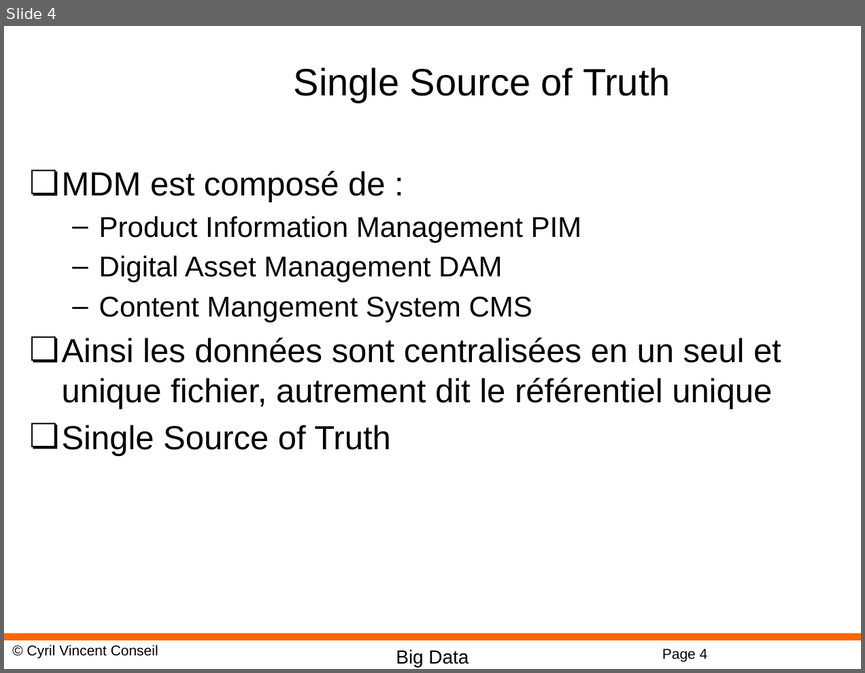
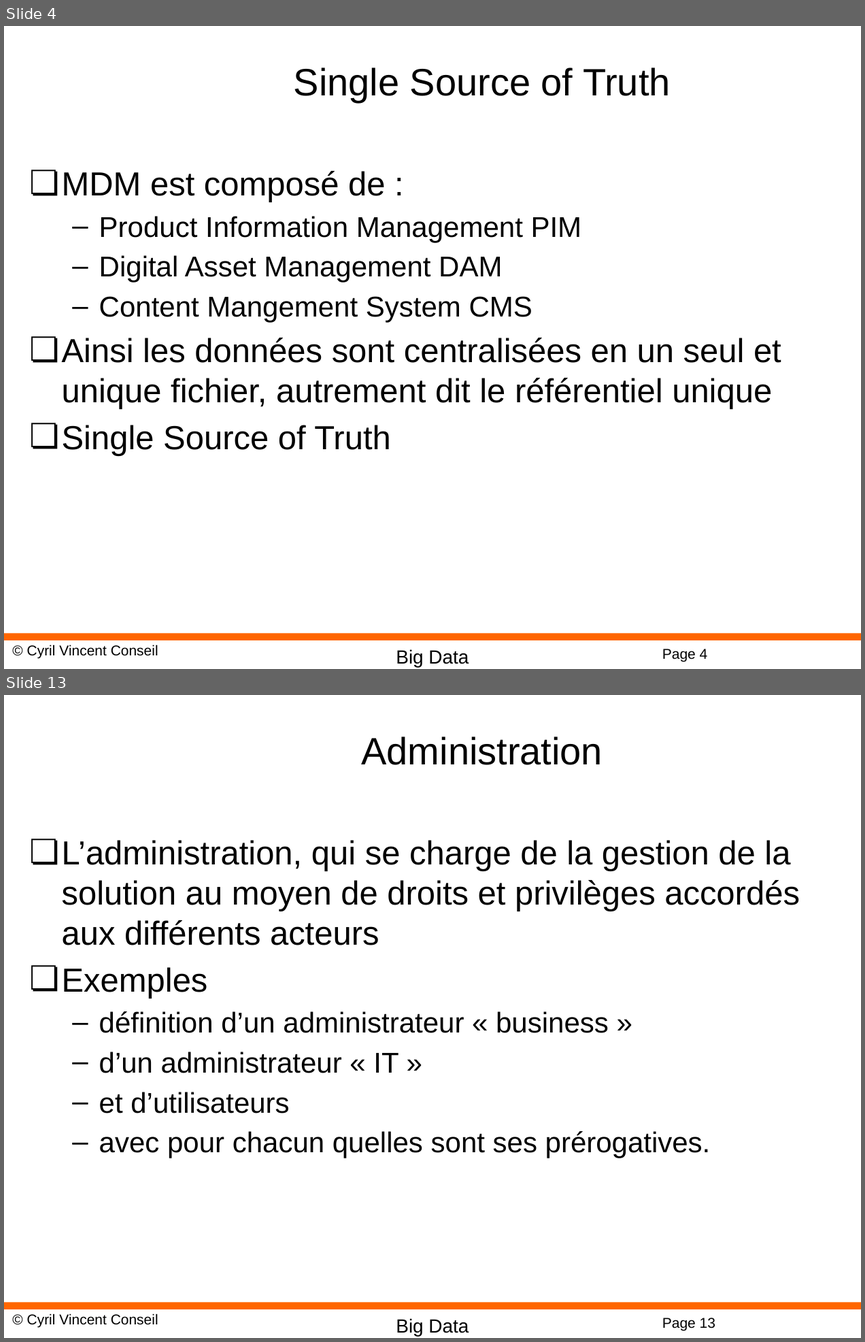
Before and after one commit to cyrilvincent/mdm, a slide deck: MDM03-MDM.pptx. Shown one above the other, each under a label of ours: slide 4 before the commit, slides 4 and 13 after it; the slides between them are not shown. The pictures are 865x673 and 865x1342 pixels, drawn with LibreOffice and Linux fonts; fonts in the diff are those of the drawing; background and template pictures are left out. Boxes give left, top, right and bottom in pixels: in the first picture for what was removed or moved away, otherwise in the second. Text is boxed around its words. In the diff, an @@ line names an element or a change of style, - is before the commit and + after.

```diff
--- a/MDM03-MDM.pptx
+++ b/MDM03-MDM.pptx
@@ slide 13 added at (4, 695, 861, 1338), background #FFFFFF; not listed: 4 template elements that a slide beside it also shows @@
@@ title added at (361, 736, 602, 765), 32 pt, text #000000 @@
+Administration
@@ text added at (62, 840, 800, 1158), 24 pt, text #000000 @@
+❏ L’administration, qui se charge de la gestion de la solution au moyen de droits et privilèges accordés aux différents acteurs
+❏ Exemples
+  – définition d’un administrateur « business »
+  – d’un administrateur « IT »
+  – et d’utilisateurs
+  – avec pour chacun quelles sont ses prérogatives.
```
Also in this commit, not shown: 13 other slides added, 1 slide removed, 15 other files.
